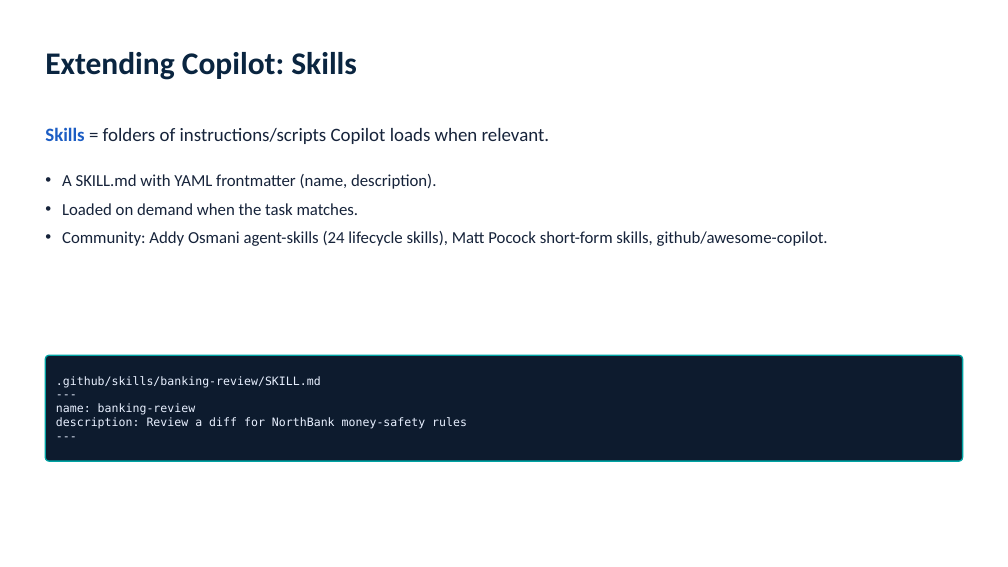
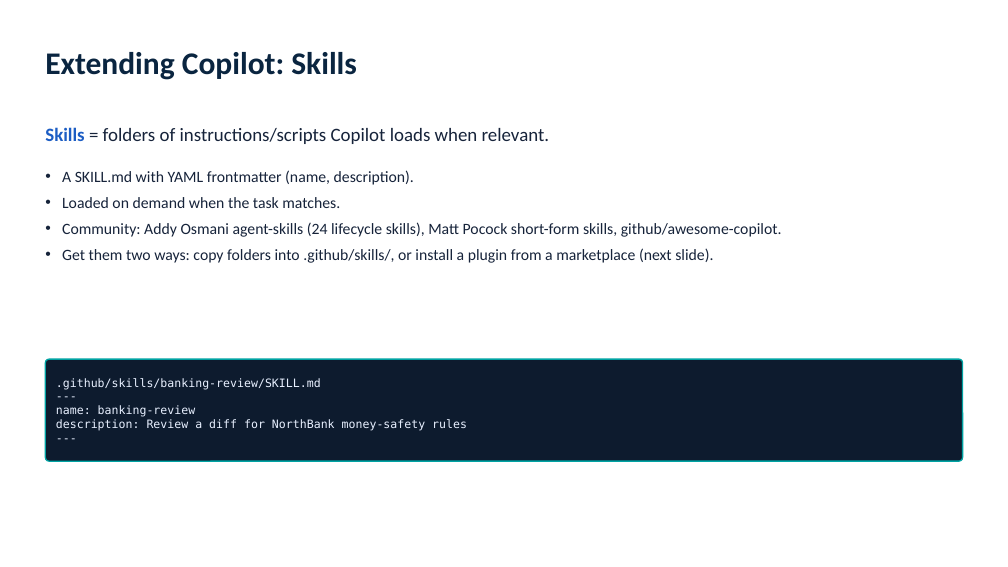
Before and after one commit to amilos/agentic-coding-101, a slide deck: slide 10 of slides/agentic-coding-101.pptx. Drawn at 1008x567 pixels with LibreOffice and Linux fonts; fonts in the diff are those of the drawing. Boxes give left, top, right and bottom in pixels: in the first picture for what was removed or moved away, otherwise in the second. Text is boxed around its words. In the diff, an @@ line names an element or a change of style, - is before the commit and + after.

```diff
--- a/slides/agentic-coding-101.pptx
+++ b/slides/agentic-coding-101.pptx
@@ text at (62, 170, 782, 237): size 16 to 15 pt in "A SKILL.md with YAML frontmatter (name, description).", "Loaded on demand when the task matches.", "Community: Addy Osmani agent-skills (24 lifecycle skills), ..."; less space between paragraphs @@
@@ text at (62, 248, 713, 263): paragraph added @@
+• Get them two ways: copy folders into .github/skills/, or install a plugin from a marketplace (next slide).
@@ rounded rectangle: place and size @@
-rounded rectangle at (45, 355, 963, 461)
+rounded rectangle at (45, 359, 963, 461)
@@ rounded rectangle at (45, 359, 963, 461): proportions changed @@
```
Also in this commit, not shown: 8 other slides changed, 15 other files.
